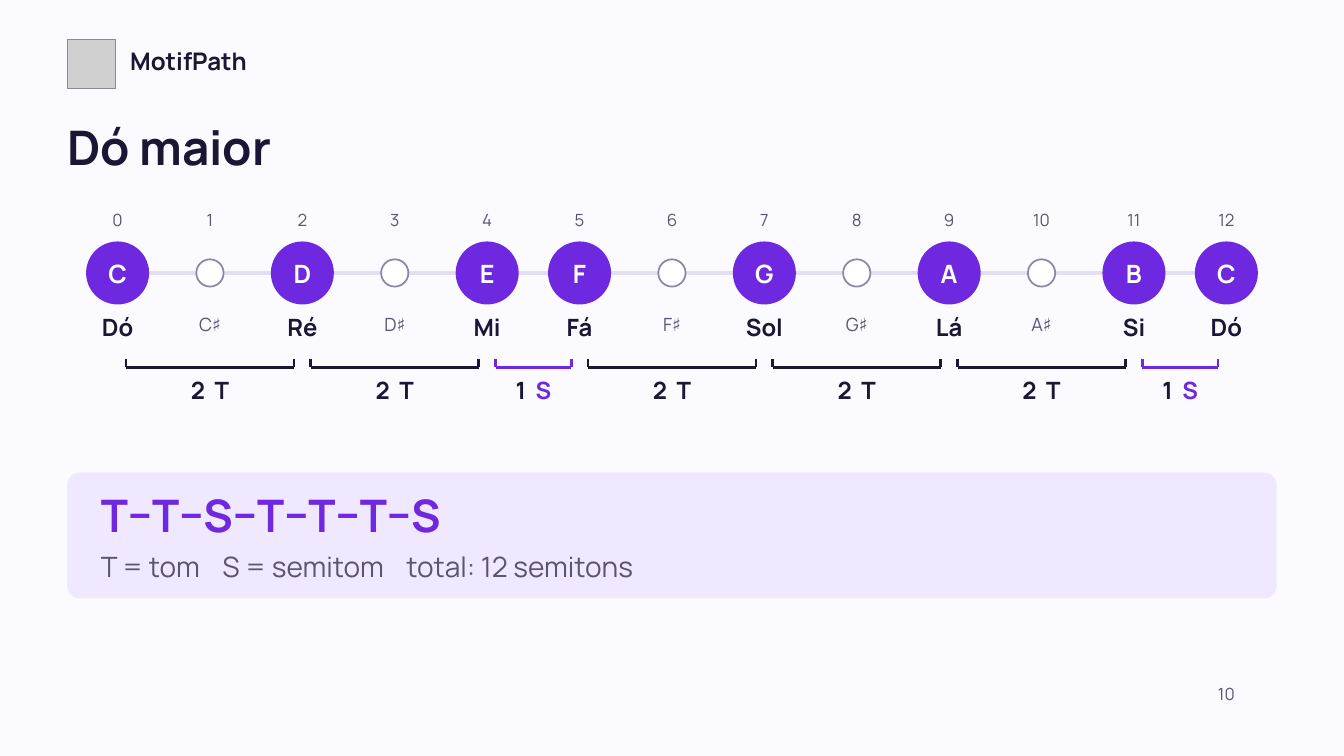
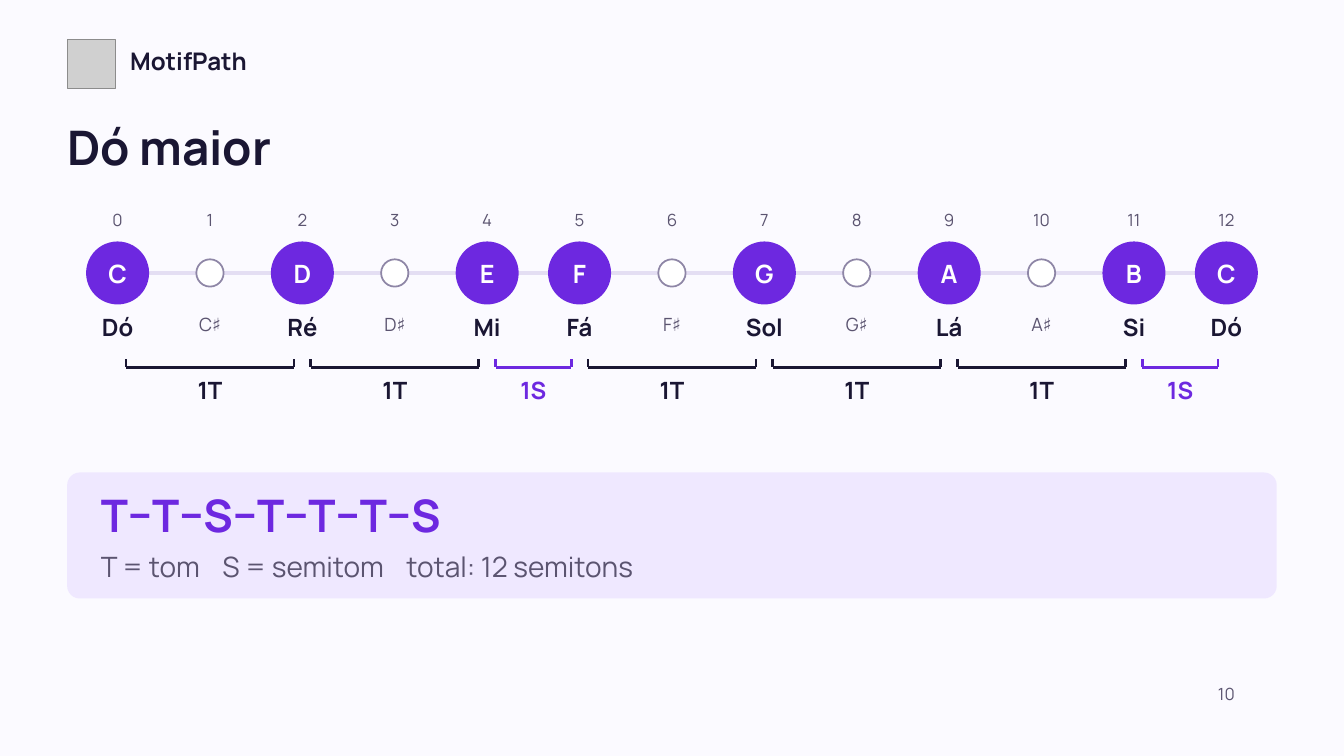
Before and after one commit to motifpath/motifpath-specs, a slide deck: slide 10 of curriculum/content/first-notes/slides/lesson-b.pt-BR.pptx. Drawn at 1344x756 pixels with LibreOffice and Linux fonts; fonts in the diff are those of the drawing; grey boxes stand for pictures. Boxes give left, top, right and bottom in pixels: in the first picture for what was removed or moved away, otherwise in the second. Text is boxed around its words. In the diff, an @@ line names an element or a change of style, - is before the commit and + after.

```diff
--- a/curriculum/content/first-notes/slides/lesson-b.pt-BR.pptx
+++ b/curriculum/content/first-notes/slides/lesson-b.pt-BR.pptx
@@ text at <box>198,382,223,399</box>: text changed @@
-2 T
+1T
@@ text at <box>382,382,407,399</box>: text changed @@
-2 T
+1T
@@ text at <box>520,381,546,400</box>: text changed; text colour #1A1633 to #6D28E0 @@
-1 S
+1S
@@ text at <box>660,382,685,399</box>: text changed @@
-2 T
+1T
@@ text at <box>844,382,869,399</box>: text changed @@
-2 T
+1T
@@ text at <box>1029,382,1054,399</box>: text changed @@
-2 T
+1T
@@ text at <box>1167,381,1193,400</box>: text changed; text colour #1A1633 to #6D28E0 @@
-1 S
+1S
```
Also in this commit, not shown: 5 other slides changed, 7 other files.
